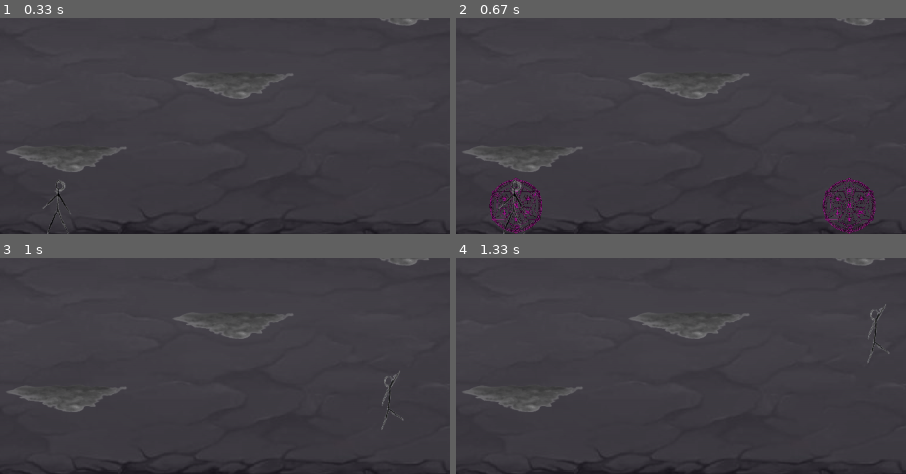
Above: before the commit, frames 1-4 (two rows, left to right).
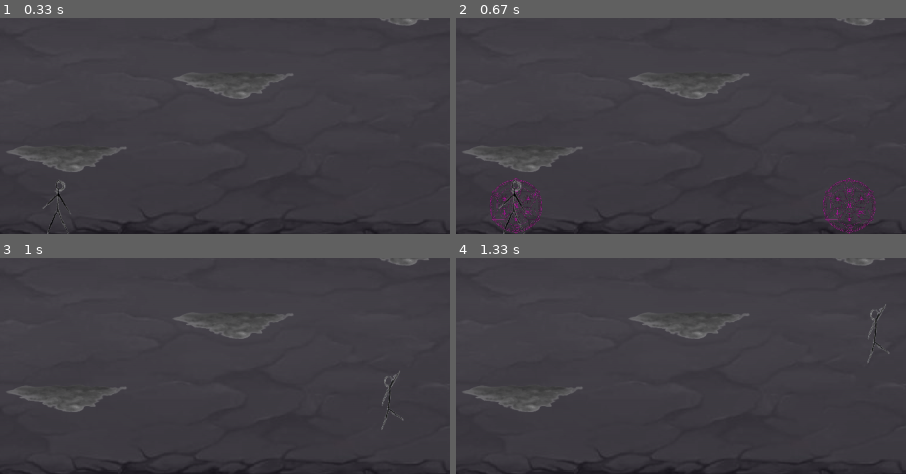
Above: after the commit, the same moments.

Repository: GiveMeMissile/Pentacrab_Pygame
Game: pygame game, started from Pentacrab.py
The game is run twice, just before and just after one commit, with the same random seed, the same clock (stepped at 60 frames per second) and the same inputs.
Inputs:
- Up to frame 1 (0.33 s): no input
- Up to frame 2 (0.67 s): hold Right from 0.33 s (still down)
- Up to frame 3 (1 s): release Right at 0.8 s; hold Up from 0.83 s (still down); hold W from 0.83 s (still down)
- Up to frame 4 (1.33 s): release Up at 1.13 s; release W at 1.13 s; hold Right from 1.17 s (still down); hold D from 1.17 s (still down)
The pictures show only the part of the screen within x 44-94%, y 50-100%; the shares and areas given below are measured in that part.

Frame 1 is identical in both runs. In frame 2, 0.4% of the frame differs, in the area x 7-94%, y 74-100%; in frame 3, nothing differs; in frame 4, nothing differs.

Commit message:
Update Pentacrab.py
Fized teleportation bug

Diff:
--- a/Pentacrab.py
+++ b/Pentacrab.py
@@ -198,9 +198,12 @@
 
 
 def teleport_visual():
-    global tp_hitbox
+    global tp_hitbox, tp
     dif = 0
+    if tp:
+        tp_hitbox.clear()
     if tele_up or tele_left or tele_right:
+        tp = True
         for _ in range(2):
             dif += 1
             if dif == 1:
@@ -220,12 +223,14 @@
             tp_hitbox.append(portal_hitbox)
     else:
         tp_hitbox.clear()
+        tp = False
 
 
 def main():
     global run, Jump, decent, falling, initial_height, tele_up, current_time, tp_delay, \
-        tele_left, tp_cooldown, tele_right, left, tp_hitbox
+        tele_left, tp_cooldown, tele_right, left, tp_hitbox, tp
     tp_hitbox = []
+    tp = False
     tp_delay = 99999999
     left = False
     tp_cooldown = False
